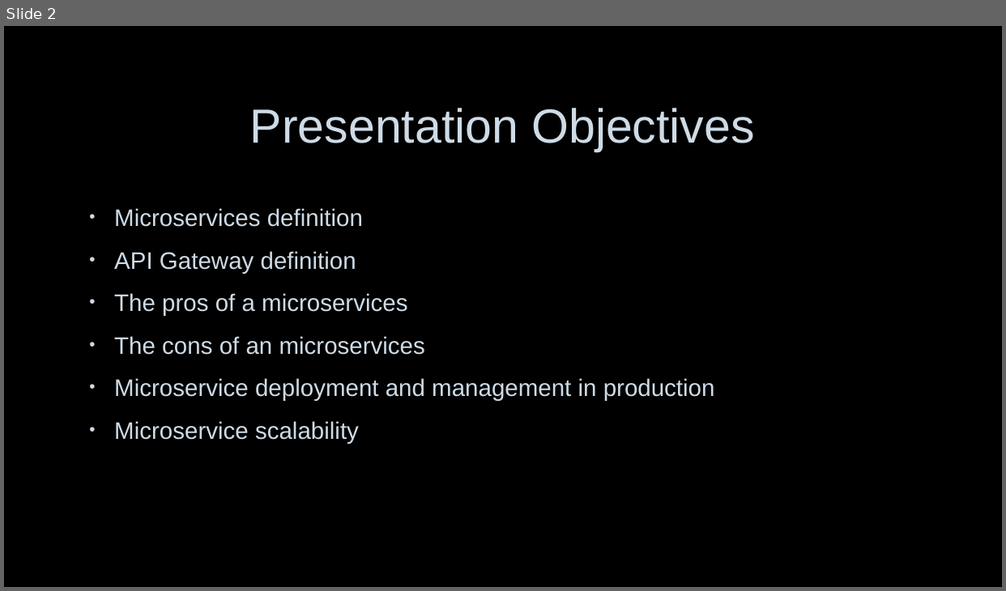
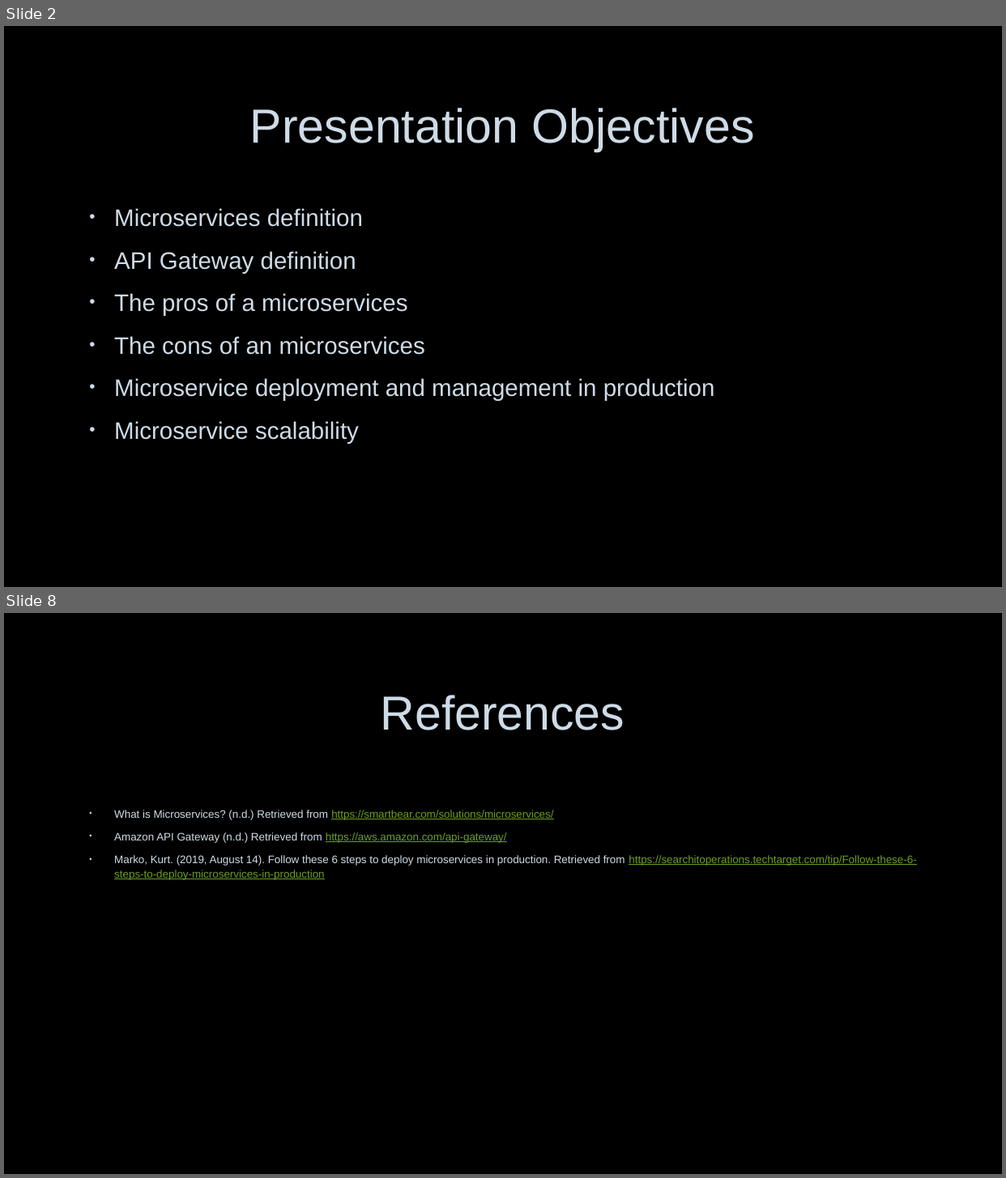
Before and after one commit to nerdommicro/WEB-420, a slide deck: week8/nesbitt-week8.pptx. Shown one above the other, each under a label of ours: slide 2 before the commit, slides 2 and 8 after it; the slides between them are not shown. The pictures are 1006x591 and 1006x1178 pixels, drawn with LibreOffice and Linux fonts; fonts in the diff are those of the drawing; background and template pictures are left out. Boxes give left, top, right and bottom in pixels: in the first picture for what was removed or moved away, otherwise in the second. Text is boxed around its words. In the diff, an @@ line names an element or a change of style, - is before the commit and + after.

```diff
--- a/week8/nesbitt-week8.pptx
+++ b/week8/nesbitt-week8.pptx
@@ slide 8 added at [4, 613, 1002, 1174], background picture (left out) @@
@@ title added at [381, 695, 625, 730], 46 pt, text #CEDBE6 @@
+References
@@ text added at [114, 810, 916, 880], 10.5 pt, text #6B9F25, underline @@
+• What is Microservices? (n.d.) Retrieved from https://smartbear.com/solutions/microservices/
+• Amazon API Gateway (n.d.) Retrieved from https://aws.amazon.com/api-gateway/
+• Marko, Kurt. (2019, August 14). Follow these 6 steps to deploy microservices in production. Retrieved from https://searchitoperations.techtarget.com/tip/Follow-these-6-steps-to-deploy-microservices-in-production
```
Also in this commit, not shown: 5 slides changed, 2 slides removed.
